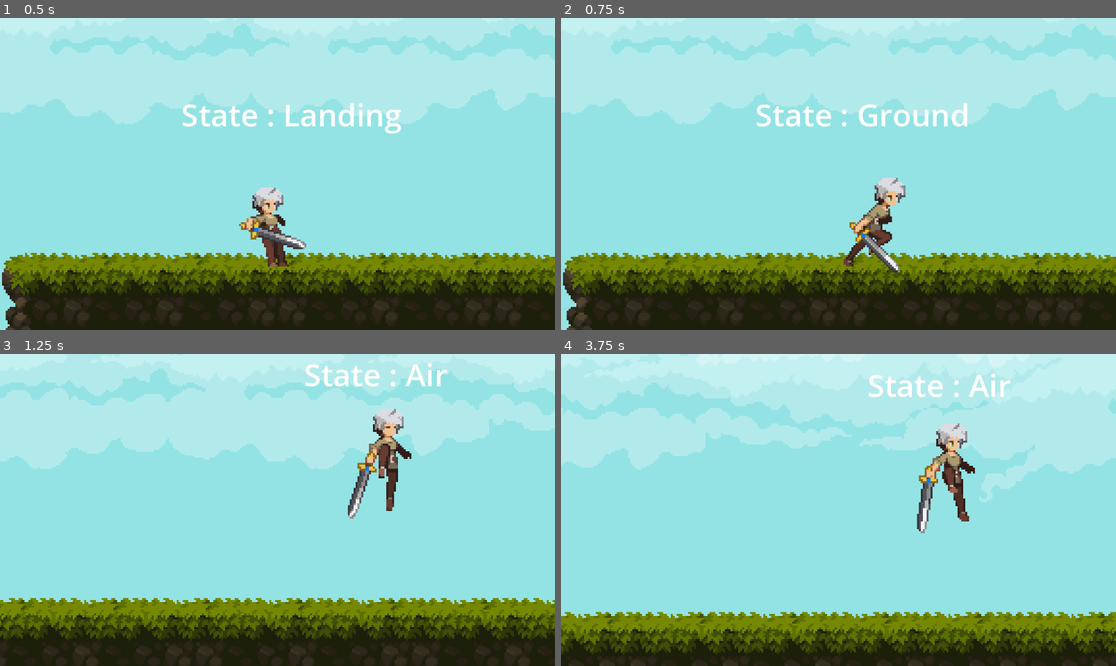
Above: before the commit, frames 1-4 (two rows, left to right).
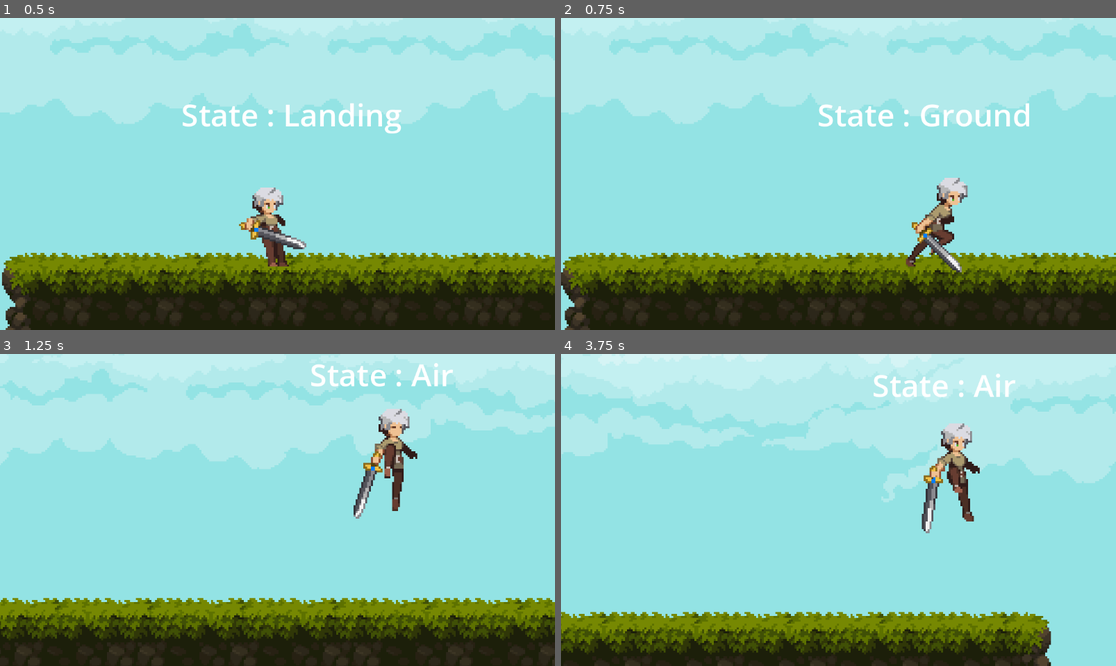
Above: after the commit, the same moments.

Repository: KeyVux/Tutorial-Games
Game: Godot game, scene res://Levels/test_level.tscn
Two runs of this game, one before a commit and one after it. Both use one fixed random seed, a clock stepped at 60 frames per second and the inputs below.
Inputs (mouse positions are in pixels of both pictures, inside the frame that each line leads up to):
- Up to frame 1 (0.5 s): no input
- Up to frame 2 (0.75 s): move the mouse to (960, 158) at 0.52 s; press the mouse at (960, 158) at 0.53 s; hold D (right) from 0.53 s (still down)
- Up to frame 3 (1.25 s): keep holding D (right); tap Space (jump) at 0.77 s
- Up to frame 4 (3.75 s): move the mouse to (727, 525) at 1.27 s; release the mouse at (727, 525) at 1.28 s; click (727, 525) at 1.35 s; tap Space (jump) at 1.52, 3.02 s; move the mouse to (894, 441) at 2.02 s; release D (right) at 2.03 s; press the mouse at (894, 441) at 2.03 s; hold A (left) 2.03-2.78 s; move the mouse to (810, 572) at 2.77 s; release the mouse at (810, 572) at 2.78 s; hold D (right) from 2.78 s (still down); click (810, 572) at 2.85 s; move the mouse to (1005, 556) at 3.52 s; press the mouse at (1005, 556) at 3.53 s

Frame 1 is identical in both runs. In frame 2, 8.5% of the frame differs, in the area x 0-100%, y 2-100%; in frame 3, 15%; in frame 4, 18%, in the area x 0-100%, y 0-100%.

Commit message:
Add attack functionality and state management for player character
- Introduced attack input handling in the project.godot configuration.
- Created a new attack state script (attack.gd) for managing attack behavior.
- Updated GroundState to include attack state transitions and animations.
- Modified player.tscn to integrate the new attack state into the character state machine.

Diff:
--- a/2dplatformer_attack_and_enemy_setup/Part 2/Character/GroundState.gd
+++ b/2dplatformer_attack_and_enemy_setup/Part 2/Character/GroundState.gd
@@ -5,6 +5,8 @@
 @export var jump_velocity : float = -150.0
 @export var air_state : State
 @export var jump_animation : String = "jump"
+@export var attackState: State
+@export var attackNode: String = "attack1"
 
 func state_process(delta):
 	if(!character.is_on_floor()):
@@ -14,7 +16,14 @@
 	if(event.is_action_pressed("jump")):
 		jump()
 
+	if(event.is_action_pressed("attack")):
+		attack()
+
 func jump():
 	character.velocity.y = jump_velocity
 	next_state = air_state
 	playback.travel(jump_animation)
+
+func attack():
+	next_state = attackState
+	playback.travel(attackNode)
--- /dev/null
+++ b/2dplatformer_attack_and_enemy_setup/Part 2/Character/attack.gd
@@ -0,0 +1 @@
+extends State
--- a/2dplatformer_attack_and_enemy_setup/Part 2/Character/player.tscn
+++ b/2dplatformer_attack_and_enemy_setup/Part 2/Character/player.tscn
@@ -9,6 +9,7 @@
 [ext_resource type="Script" path="res://Character/GroundState.gd" id="8_yi76h"]
 [ext_resource type="Script" path="res://Character/AirState.gd" id="9_sg48e"]
 [ext_resource type="Script" path="res://Character/LandingState.gd" id="10_e7jjg"]
+[ext_resource type="Script" path="res://Character/attack.gd" id="10_tx2hu"]
 [ext_resource type="Script" path="res://Character/StateDebugLabel.gd" id="11_xtov4"]
 
 [sub_resource type="CapsuleShape2D" id="CapsuleShape2D_ry2ya"]
@@ -450,10 +451,11 @@
 animation_tree = NodePath("../AnimationTree")
 current_state = NodePath("Ground")
 
-[node name="Ground" type="Node" parent="CharacterStateMachine" node_paths=PackedStringArray("air_state")]
+[node name="Ground" type="Node" parent="CharacterStateMachine" node_paths=PackedStringArray("air_state", "attackState")]
 script = ExtResource("8_yi76h")
 air_state = NodePath("../Air")
 jump_animation = "jump_start"
+attackState = NodePath("../Attack")
 
 [node name="Air" type="Node" parent="CharacterStateMachine" node_paths=PackedStringArray("landing_state")]
 script = ExtResource("9_sg48e")
@@ -464,6 +466,9 @@
 script = ExtResource("10_e7jjg")
 landing_animation_name = "jump_end"
 ground_state = NodePath("../Ground")
+
+[node name="Attack" type="Node" parent="CharacterStateMachine"]
+script = ExtResource("10_tx2hu")
 can_move = false
 
 [node name="StateDebugLabel" type="Label" parent="." node_paths=PackedStringArray("state_machine")]
--- a/2dplatformer_attack_and_enemy_setup/Part 2/project.godot
+++ b/2dplatformer_attack_and_enemy_setup/Part 2/project.godot
@@ -46,6 +46,11 @@
 "events": [Object(InputEventKey,"resource_local_to_scene":false,"resource_name":"","device":-1,"window_id":0,"alt_press …(191 unchanged characters)…
 ]
 }
+attack={
+"deadzone": 0.5,
+"events": [Object(InputEventMouseButton,"resource_local_to_scene":false,"resource_name":"","device":-1,"window_id":0,"alt_pressed":false,"shift_pressed":false,"ctrl_pressed":false,"meta_pressed":false,"button_mask":1,"position":Vector2(192, 25),"global_position":Vector2(201, 71),"factor":1.0,"button_index":1,"canceled":false,"pressed":true,"double_click":false,"script":null)
+]
+}
 
 [physics]
 
Not shown: 1 places in 2dplatformer_attack_and_enemy_setup/Part 2/Character/player.tscn that only renumber resources
